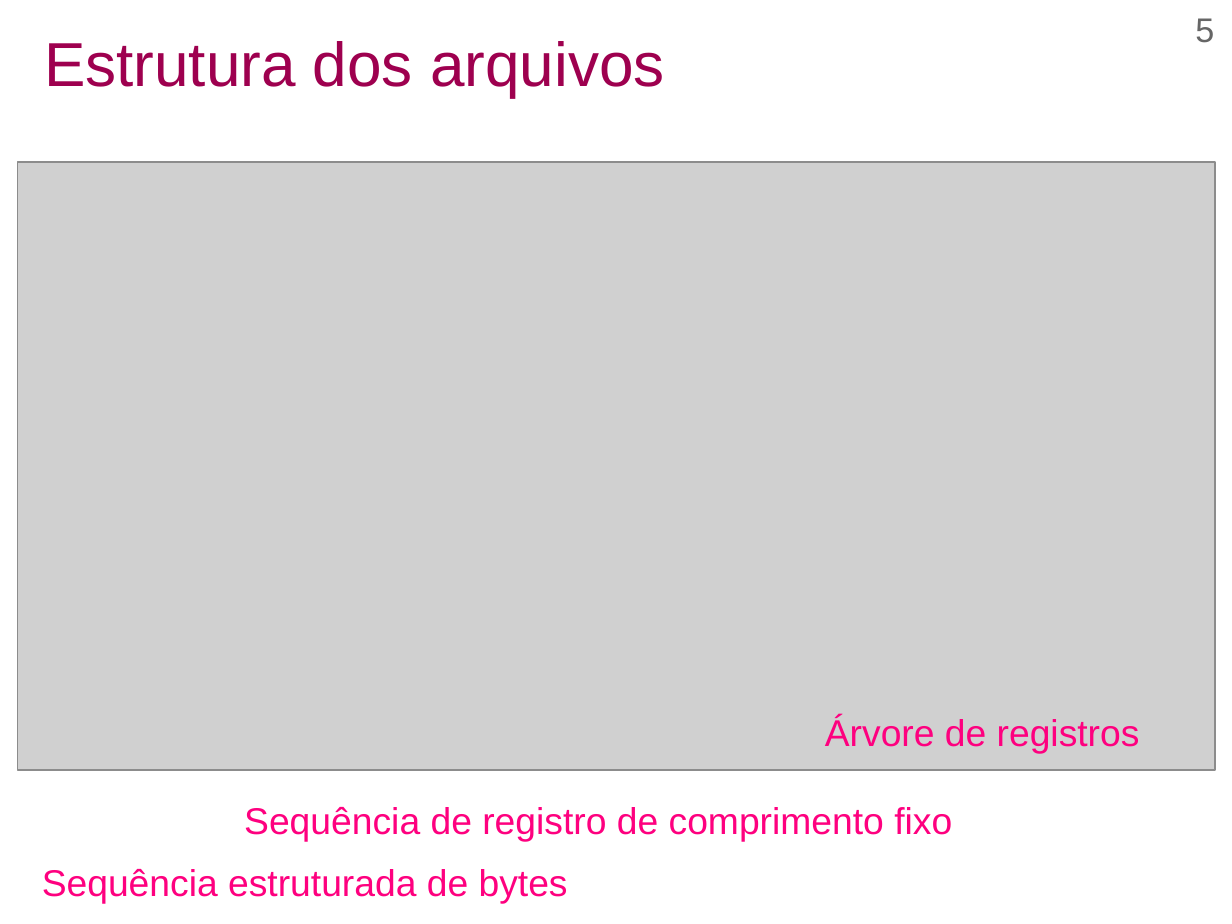
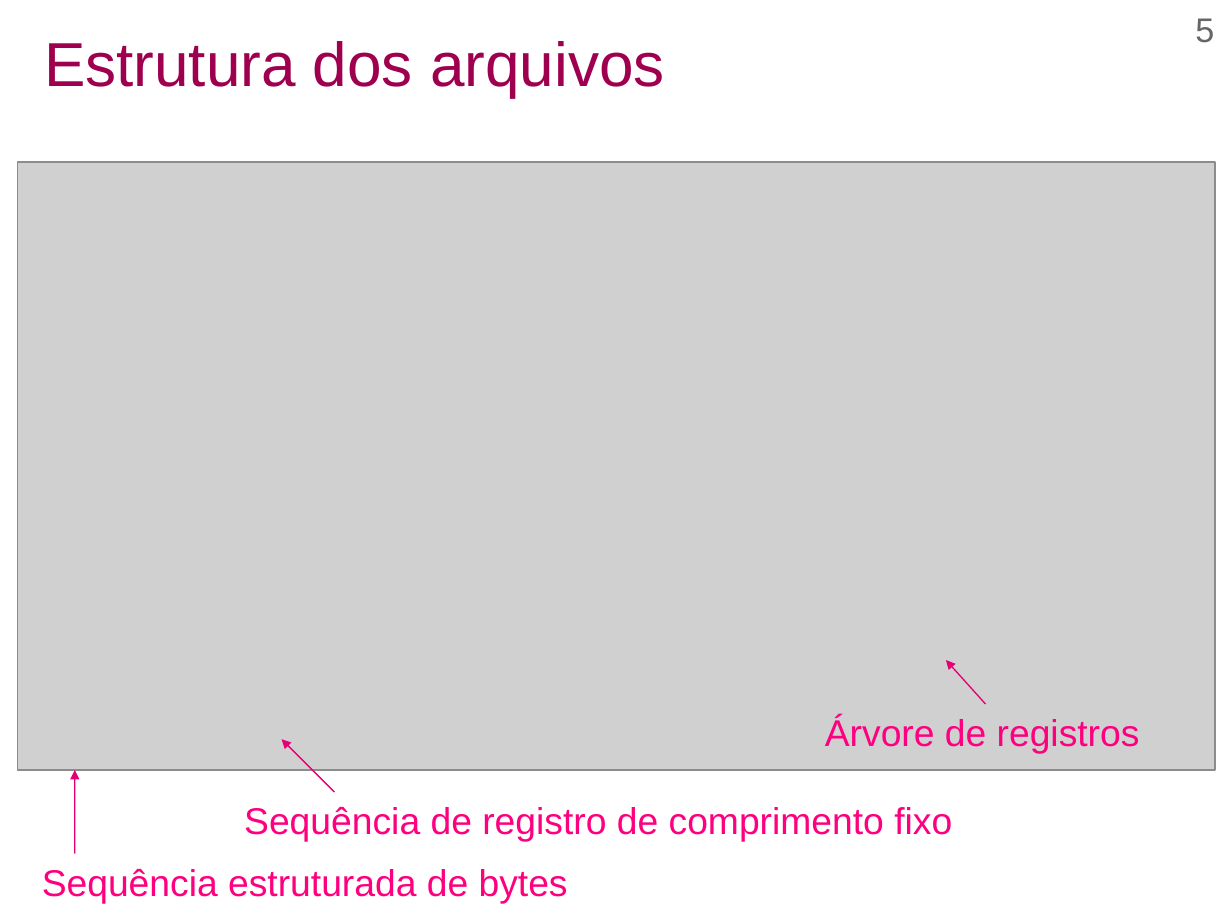
Before and after one commit to efurlanm/teaching, a slide deck: slide 5 of so/SO-31-arquivos.odp. Drawn at 1232x924 pixels with LibreOffice and Linux fonts; fonts in the diff are those of the drawing; grey boxes stand for pictures. Boxes give left, top, right and bottom in pixels: in the first picture for what was removed or moved away, otherwise in the second. Text is boxed around its words. In the diff, an @@ line names an element or a change of style, - is before the commit and + after.

```diff
--- a/so/SO-31-arquivos.odp
+++ b/so/SO-31-arquivos.odp
@@ arrow added from (986, 704) to (946, 661), #E40072 0.85 pt @@
@@ arrow added from (334, 793) to (282, 739), #E40072 0.85 pt @@
@@ arrow added from (75, 854) to (75, 770), #E40072 0.85 pt @@
```
Also in this commit, not shown: 1 other slide changed, 13 other files.
